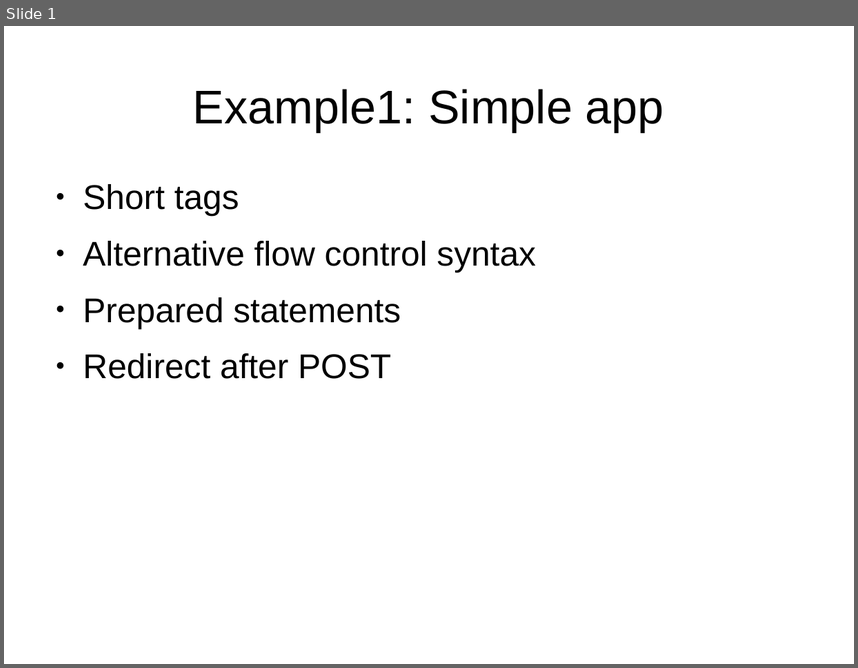
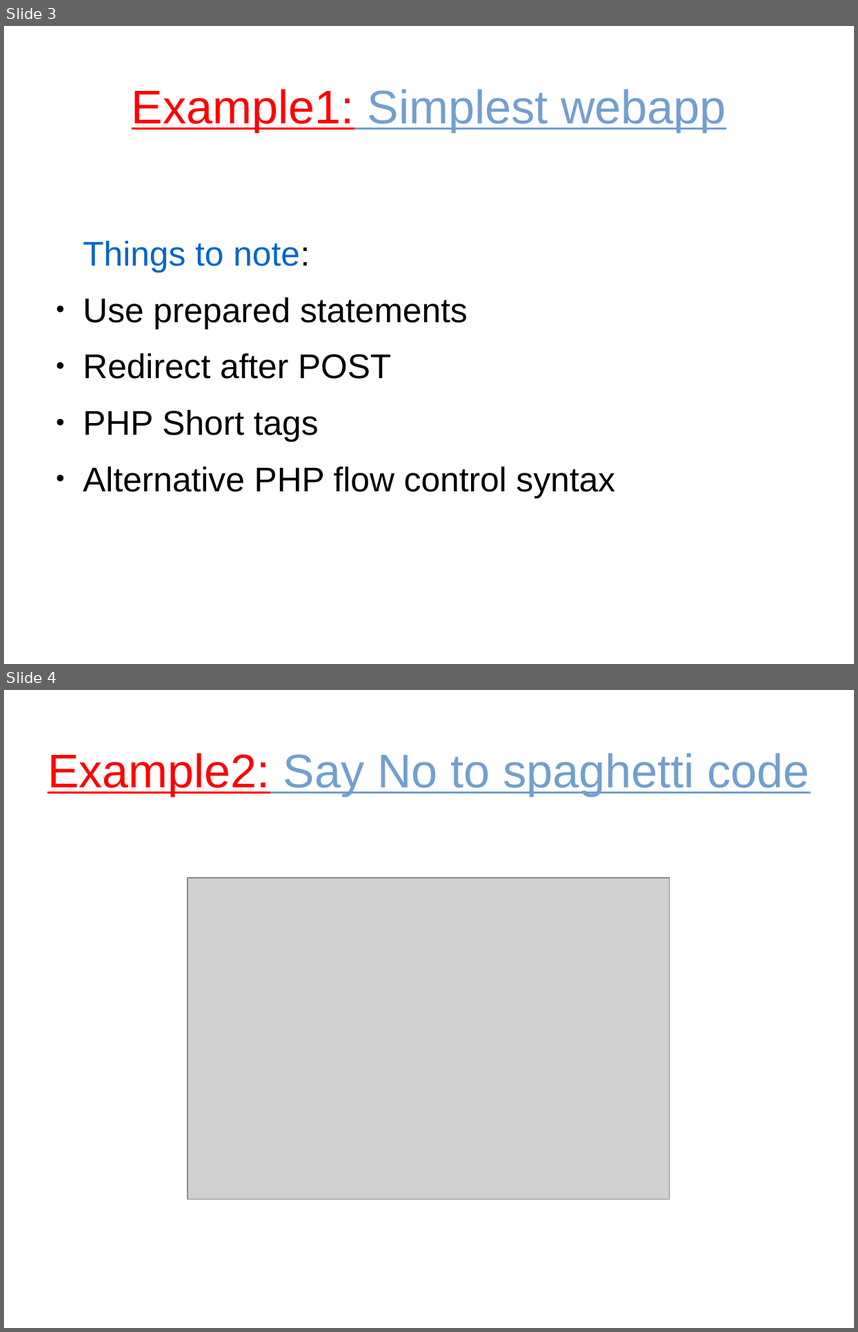
Before and after one commit to tautvilas/frameworks-lecture, a slide deck: doc/presentation.odp. Shown one above the other, each under a label of ours: slide 1 before the commit, slides 3 and 4 after it. The pictures are 858x668 and 858x1332 pixels, drawn with LibreOffice and Linux fonts; fonts in the diff are those of the drawing; grey boxes stand for pictures. Boxes give left, top, right and bottom in pixels: in the first picture for what was removed or moved away, otherwise in the second. Text is boxed around its words. In the diff, an @@ line names an element or a change of style, - is before the commit and + after.

```diff
--- a/doc/presentation.odp
+++ b/doc/presentation.odp
@@ slide 4 added at bbox=[4, 690, 854, 1328], background #FFFFFF @@
@@ title added at bbox=[47, 753, 809, 796], 44 pt, text #729FCF, underline @@
+Example2: Say No to spaghetti code
@@ picture added at bbox=[188, 878, 670, 1199] @@
@@ what was slide 1 is now slide 3 @@
@@ slide 3 changed as well @@
@@ title at bbox=[132, 89, 726, 132]: text changed; text colour #000000 to #729FCF @@
-Example1: Simple app
+Example1: Simplest webapp
@@ text at bbox=[83, 241, 468, 328]: text changed @@
-● Short tags
-● Alternative flow control syntax
-● Prepared statements
+Things to note:
+● Use prepared statements
@@ text at bbox=[83, 410, 615, 497]: paragraphs added @@
+● PHP Short tags
+● Alternative PHP flow control syntax
```
Also in this commit, not shown: 3 other slides changed, 6 other slides added, 4 slides removed.
